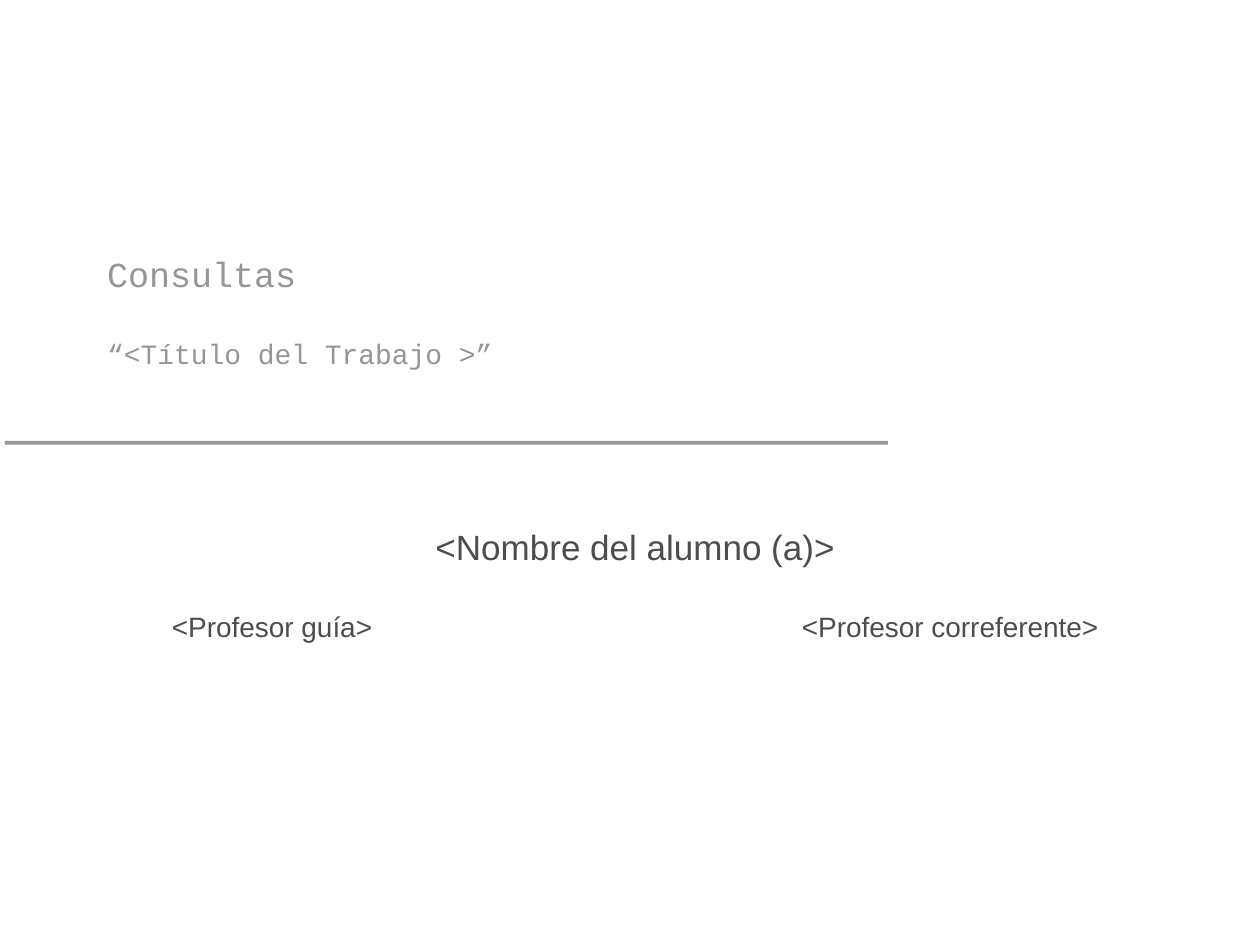
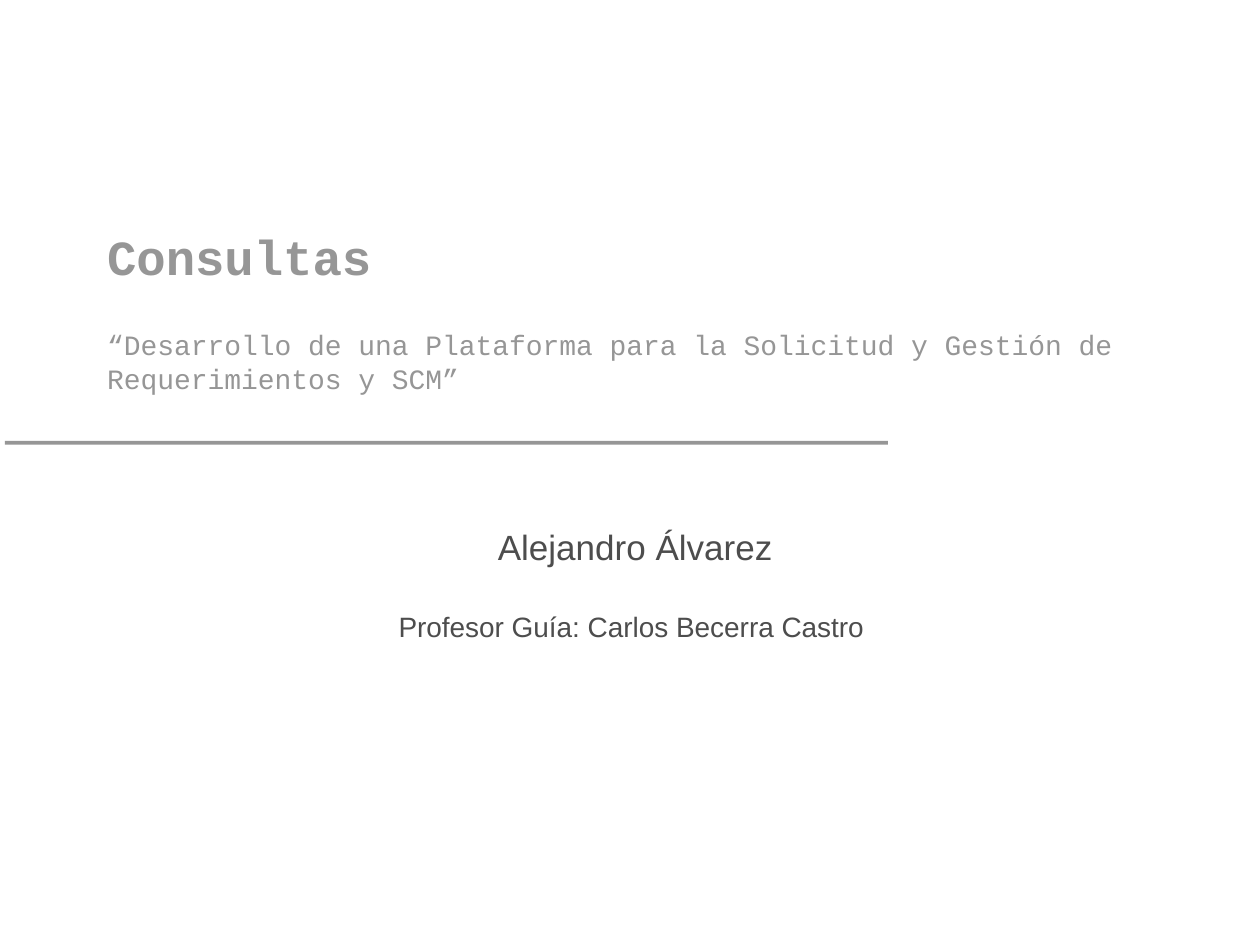
Before and after one commit to yano2h/TESIS, a slide deck: slide 28 of Presentaciones/Plantilla Pres 2_2012.pptx (slide 27 before the commit). Drawn at 1260x945 pixels with LibreOffice and Linux fonts; fonts in the diff are those of the drawing; background and template pictures are left out. Boxes give left, top, right and bottom in pixels: in the first picture for what was removed or moved away, otherwise in the second. Text is boxed around its words. In the diff, an @@ line names an element or a change of style, - is before the commit and + after.

```diff
--- a/Presentaciones/Plantilla Pres 2_2012.pptx
+++ b/Presentaciones/Plantilla Pres 2_2012.pptx
@@ title at (x1=107, y1=240, x2=1113, y2=395): text changed @@
-Consultas
-“<Título del Trabajo >”
+Consultas
+“Desarrollo de una Plataforma para la Solicitud y Gestión de Requerimientos y SCM”
@@ subtitle at (x1=399, y1=531, x2=864, y2=638): text changed @@
-<Nombre del alumno (a)>
-<Profesor guía> <Profesor correferente>
+Alejandro Álvarez
+Profesor Guía: Carlos Becerra Castro
```
Also in this commit, not shown: 7 other slides changed, 4 slides added, 3 slides removed, 1 other file.
